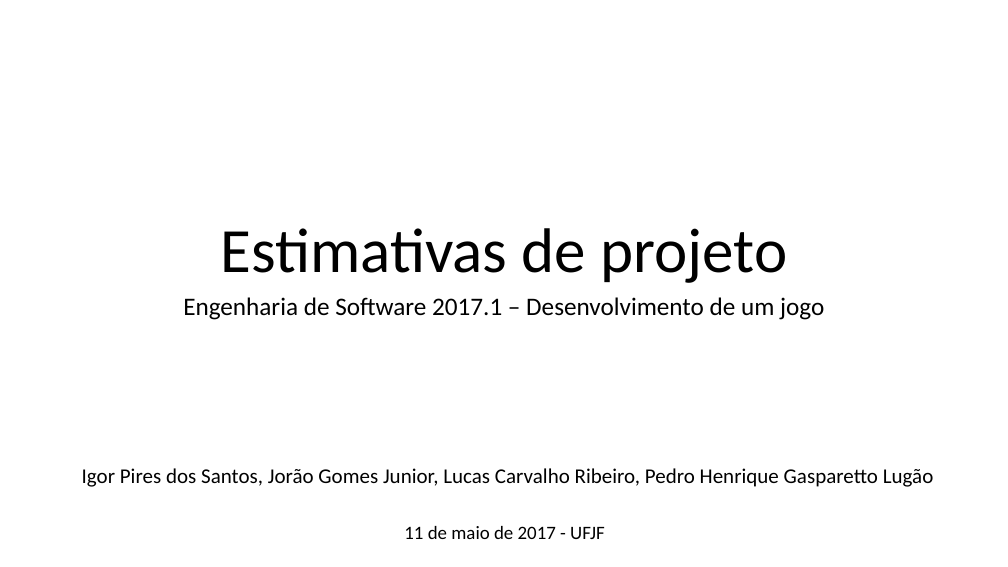
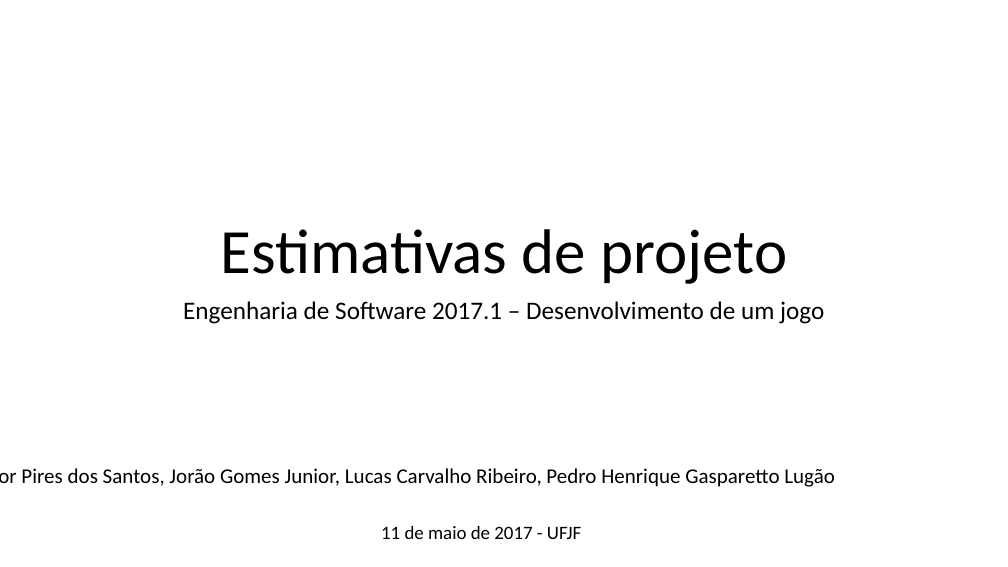
Before and after one commit to pedrolugao/EngSoft-2017.1-UFJF, a slide deck: slide 1 of Diagramas UML/Estimativas.pptx. Drawn at 1008x567 pixels with LibreOffice and Linux fonts; fonts in the diff are those of the drawing. Boxes give left, top, right and bottom in pixels: in the first picture for what was removed or moved away, otherwise in the second. Text is boxed around its words. In the diff, an @@ line names an element or a change of style, - is before the commit and + after.

```diff
--- a/Diagramas UML/Estimativas.pptx
+++ b/Diagramas UML/Estimativas.pptx
@@ text "Engenharia de Software 2017.1 – ..." at <box>183,301,824,324</box>: line spacing 0.9 to 1; less space between paragraphs @@
@@ text "Igor Pires dos Santos, Jorão ..." rewrapped from <box>82,468,934,487</box> to <box>21,468,835,487</box> @@
@@ text "11 de maio de 2017 ...": place and size @@
-text "11 de maio de 2017 ..." at <box>404,526,604,539</box>
+text "11 de maio de 2017 ..." at <box>381,526,581,539</box>
```
Also in this commit, not shown: 16 other slides changed.
